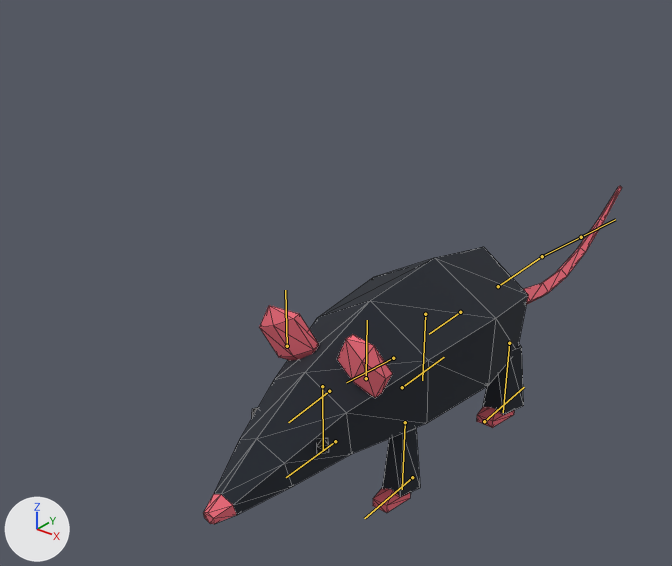
What one commit did to the glTF model assets/models/characters/rats/SK_Rat_G.glb.
One viewpoint serves both versions: a camera (50 mm lens) standing at (0.381, -0.553, 0.489) and looking at (-0.065, 0.005, 0.143). The lights are fixed; the arrows at lower left show +X, +Y and +Z. The first picture is the older version. The bones that change, and the others that lie on the model, are drawn over the model as lines. Mesh edges are drawn as thin lines.

Objects in the first picture: 'SK_Rat_G_Rigged'.
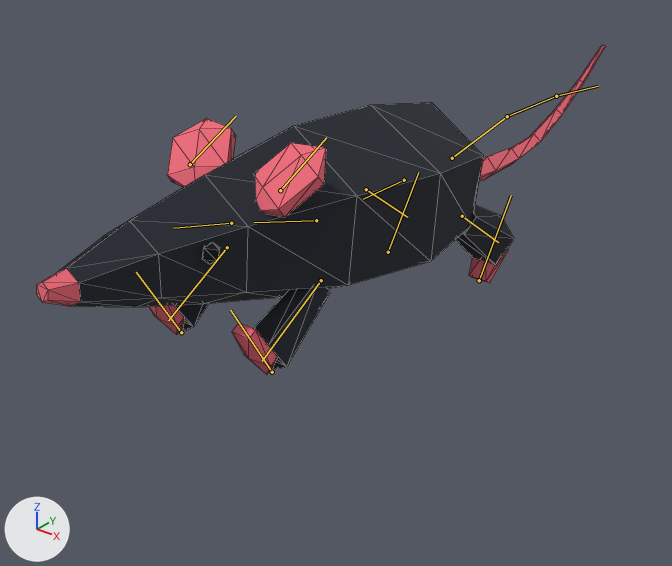
The newer file adds an action. The first version stands in its rest pose; the second is drawn at frame 10 of the action 'HopOut'.

What differs and where, as boxes (x1, y1, x2, y2) in the pictures (672 x 566 px):
'SK_Rat_G_Rigged', posed (35% wider)
    before: (203, 186, 622, 524)
    after: (37, 45, 605, 374)
bone 'hips', root to tip
    before: (460, 312) to (429, 334)
    after: (404, 180) to (363, 199)
bone 'leg_r.L', root to tip
    before: (509, 343) to (503, 412)
    after: (462, 216) to (498, 242)
bone 'leg_r.R', root to tip
    before: (425, 314) to (422, 380)
    after: (366, 189) to (407, 217)
bone 'spine', root to tip
    before: (393, 358) to (346, 382)
    after: (316, 220) to (254, 222)
bone 'head', root to tip
    before: (329, 391) to (288, 422)
    after: (231, 223) to (173, 228)
bone 'ear.L', root to tip
    before: (366, 378) to (367, 320)
    after: (280, 190) to (326, 137)
bone 'ear.R', root to tip
    before: (287, 346) to (285, 290)
    after: (190, 164) to (236, 116)
bone 'leg_f.L', root to tip
    before: (405, 422) to (402, 489)
    after: (321, 280) to (262, 361)
bone 'leg_f.R', root to tip
    before: (322, 386) to (323, 451)
    after: (227, 247) to (168, 320)
bone 'tail1', root to tip
    before: (498, 286) to (542, 256)
    after: (452, 158) to (507, 116)
bone 'tail2', root to tip
    before: (542, 256) to (581, 237)
    after: (507, 116) to (556, 96)
bone 'tail3', root to tip
    before: (581, 237) to (615, 219)
    after: (556, 96) to (598, 86)

The change in detail:
Bone 'hips' (bone_hips) moves from (0.0, 0.0, 0.0) to (0.0, 0.098, 0.154).
Bone 'leg_r.L' (bone_leg_r_l) turns from (0, 0, 0) to (55, 0, 0) degrees about its own x, y and z.
Bone 'leg_r.R' (bone_leg_r_r) turns from (0, 0, 0) to (55, 0, 0) degrees about its own x, y and z.
Bone 'spine' (bone_spine) turns from (0, 0, 0) to (-10, 0, 0) degrees about its own x, y and z.
Bone 'head' (bone_head) turns from (0, 0, 0) to (-8, 0, 0) degrees about its own x, y and z.
Bone 'ear.L' (bone_ear_l) turns from (0, 0, 0) to (45, 0, 0) degrees about its own x, y and z.
Bone 'ear.R' (bone_ear_r) turns from (0, 0, 0) to (45, 0, 0) degrees about its own x, y and z.
Bone 'leg_f.L' (bone_leg_f_l) turns from (0, 0, 0) to (-50, 0, 0) degrees about its own x, y and z.
Bone 'leg_f.R' (bone_leg_f_r) turns from (0, 0, 0) to (-50, 0, 0) degrees about its own x, y and z.
Bone 'tail1' (bone_tail1) turns from (0, 0, 0) to (10, 0, 0) degrees about its own x, y and z.
Bone 'tail2' (bone_tail2) turns from (0, 0, 0) to (-5, 0, 0) degrees about its own x, y and z.
Bone 'tail3' (bone_tail3) turns from (0, 0, 0) to (-5, 0, 0) degrees about its own x, y and z.
